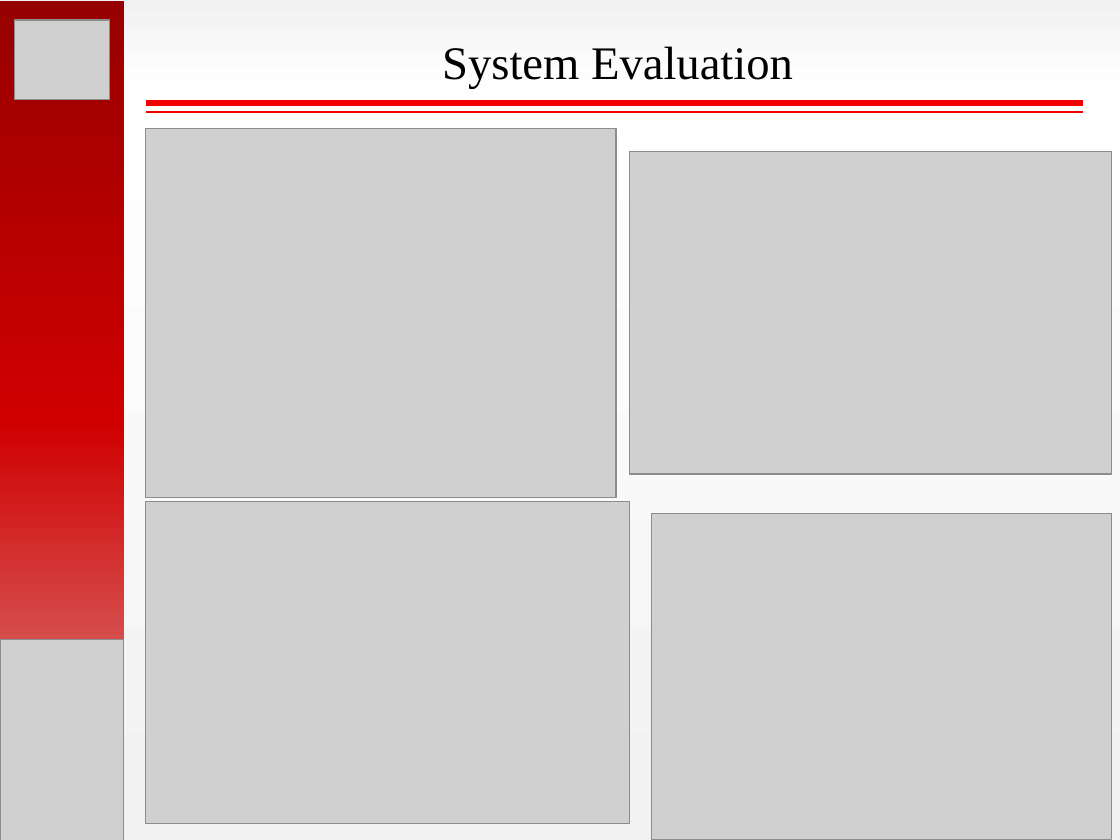
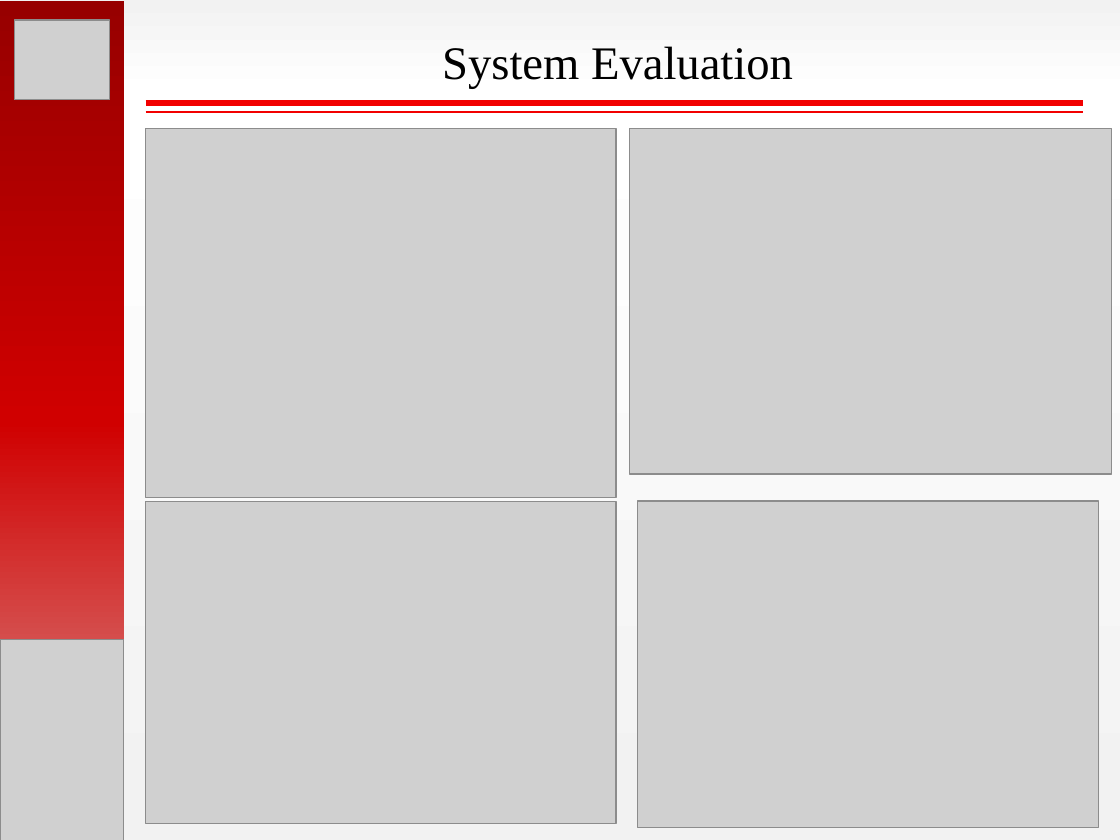
Before and after one commit to hakanpolat/IMMD, a slide deck: slide 9 of Paper/PEMD 2018/Presentation/PEMD2018_OralPres_Mesut_Uğur.pptx. Drawn at 1120x840 pixels with LibreOffice and Linux fonts; fonts in the diff are those of the drawing; grey boxes stand for pictures. Boxes give left, top, right and bottom in pixels: in the first picture for what was removed or moved away, otherwise in the second. Text is boxed around its words. In the diff, an @@ line names an element or a change of style, - is before the commit and + after.

```diff
--- a/Paper/PEMD 2018/Presentation/PEMD2018_OralPres_Mesut_Uğur.pptx
+++ b/Paper/PEMD 2018/Presentation/PEMD2018_OralPres_Mesut_Uğur.pptx
@@ picture resized from (x1=629, y1=151, x2=1112, y2=474) to (x1=629, y1=128, x2=1112, y2=474) @@
@@ picture resized from (x1=146, y1=501, x2=629, y2=823) to (x1=146, y1=501, x2=616, y2=823) @@
@@ picture moved from (x1=652, y1=513, x2=1112, y2=840) to (x1=637, y1=501, x2=1098, y2=828) @@
```
Also in this commit, not shown: 6 other slides changed, 2 slides added.
